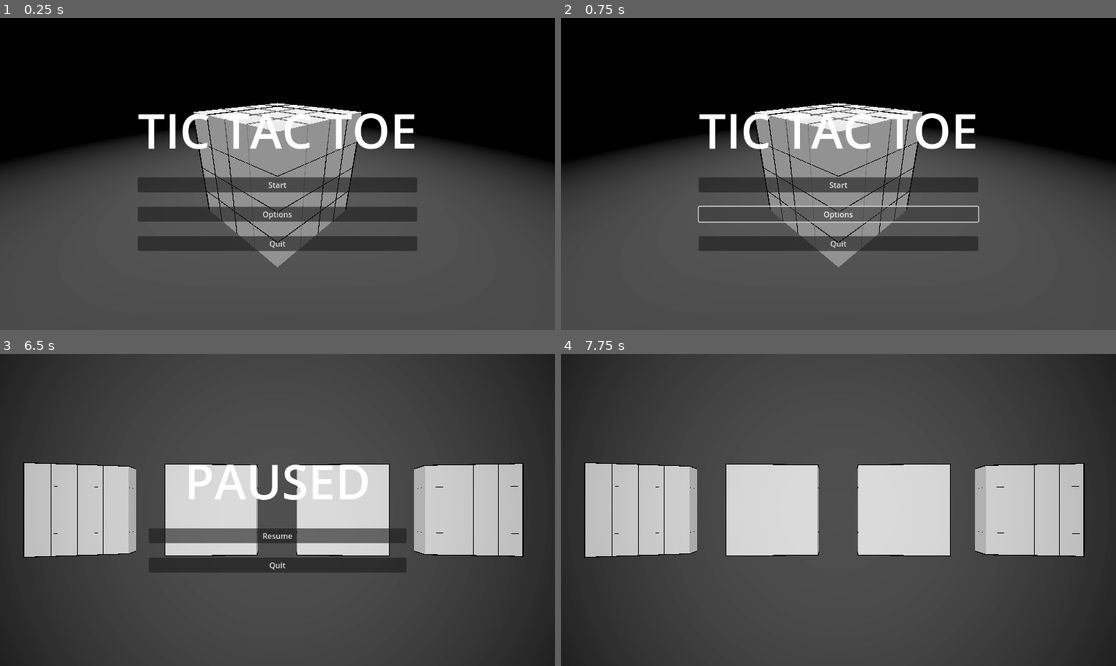
Above: before the commit, frames 1-4 (two rows, left to right).
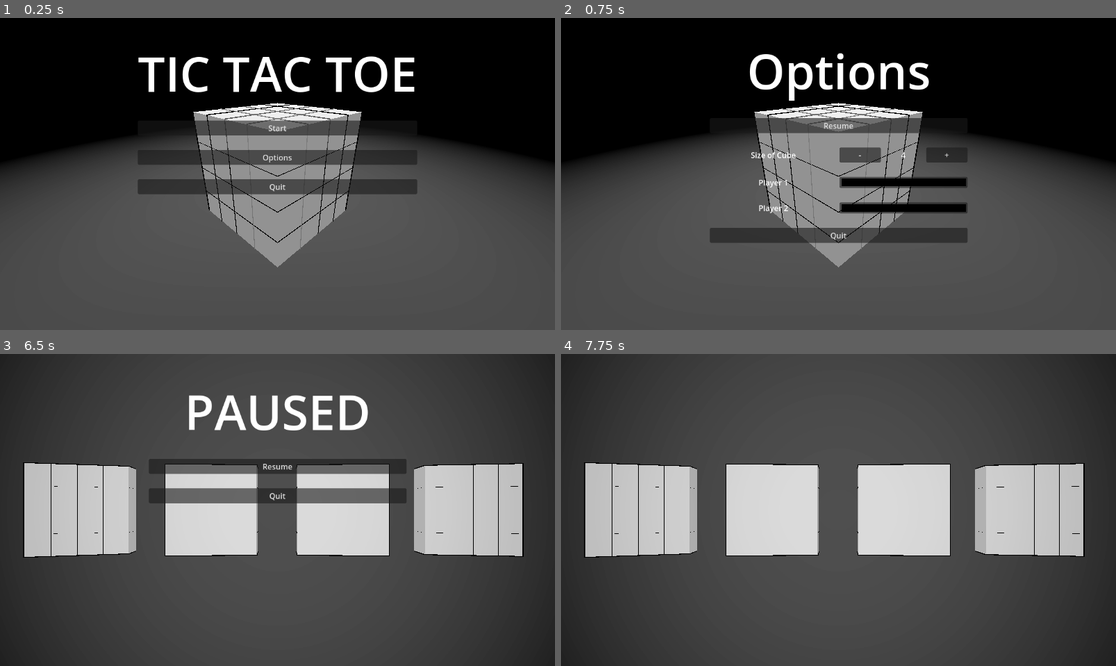
Above: after the commit, the same moments.

Repository: WingusInbound/3D-Tic-Tac-Toe
Game: Godot game, scene res://Scenes/main.tscn
The game is run twice, just before and just after one commit, with the same random seed, the same clock (stepped at 60 frames per second) and the same inputs.
Inputs (mouse positions are in pixels of both pictures, inside the frame that each line leads up to):
- Up to frame 1 (0.25 s): no input
- Up to frame 2 (0.75 s): click "Options" at 0.5 s
- Up to frame 3 (6.5 s): click (277, 460) at 1.25 s, where only the run after the commit has a clickable "Resume"; click "Start" at 2 s; move the mouse to (399, 494) at 2.77 s; press the mouse at (399, 494) at 2.78 s; move the mouse to (166, 525) at 3.52 s; release the mouse at (166, 525) at 3.53 s; click (166, 525) at 3.6 s; move the mouse to (333, 441) at 4.27 s; press the mouse at (333, 441) at 4.28 s; move the mouse to (249, 572) at 5.02 s; release the mouse at (249, 572) at 5.03 s; click (249, 572) at 5.1 s; move the mouse to (444, 556) at 5.77 s; press the mouse at (444, 556) at 5.78 s; tap Escape (pause) at 6.4 s
- Up to frame 4 (7.75 s): release the mouse at (1005, 556) at 6.5 s; click "Resume" at 6.5 s; tap Enter at 7.25 s; move the mouse to (672, 463) at 7.27 s; click (672, 463) at 7.35 s

The runs differ from the first frame. In frame 1, 12% of the frame differs, in the area x 24-76%, y 12-75%; in frame 2, 12%; in frame 3, 11%; in frame 4, nothing differs.
Error after the commit: Invalid assignment of property or key 'text' with value of type 'String' on a base object of type 'null instance'. (res://Scripts/options_menu.gd:7)

Commit message:
Cube Size as an option

Diff:
--- a/Scenes/ui.tscn
+++ b/Scenes/ui.tscn
@@ -1,9 +1,12 @@
-[gd_scene load_steps=3 format=3 uid="uid://2qa7nlw51tan"]
+[gd_scene load_steps=5 format=3 uid="uid://2qa7nlw51tan"]
 
 [ext_resource type="Script" path="res://Scripts/ui.gd" id="1_pl5a1"]
+[ext_resource type="Script" path="res://Scripts/options_menu.gd" id="2_w1rd6"]
 
 [sub_resource type="LabelSettings" id="LabelSettings_6j14q"]
 font_size = 100
+
+[sub_resource type="LabelSettings" id="LabelSettings_x0dmj"]
 
 [node name="UI_Canvas" type="CanvasLayer"]
 script = ExtResource("1_pl5a1")
@@ -20,16 +23,13 @@
 grow_vertical = 2
 
 [node name="StartMenu" type="VBoxContainer" parent="UI"]
-layout_mode = 1
-anchors_preset = 8
-anchor_left = 0.5
-anchor_top = 0.5
-anchor_right = 0.5
-anchor_bottom = 0.5
-offset_left = -267.5
-offset_top = -129.5
-offset_right = 267.5
-offset_bottom = 129.5
+visible = false
+layout_mode = 1
+anchors_preset = -1
+offset_left = -290.0
+offset_top = -278.0
+offset_right = 290.0
+offset_bottom = 274.0
 grow_horizontal = 2
 grow_vertical = 2
 theme_override_constants/separation = 30
@@ -49,6 +49,97 @@
 text = "Options"
 
 [node name="QuitButton" type="Button" parent="UI/StartMenu"]
+layout_mode = 2
+text = "Quit"
+
+[node name="OptionsMenu" type="VBoxContainer" parent="UI"]
+layout_mode = 1
+anchors_preset = 8
+anchor_left = 0.5
+anchor_top = 0.5
+anchor_right = 0.5
+anchor_bottom = 0.5
+offset_left = -267.0
+offset_top = -283.0
+offset_right = 268.0
+offset_bottom = 168.0
+grow_horizontal = 2
+grow_vertical = 2
+theme_override_constants/separation = 30
+script = ExtResource("2_w1rd6")
+
+[node name="Title" type="Label" parent="UI/OptionsMenu"]
+layout_mode = 2
+text = "Options"
+label_settings = SubResource("LabelSettings_6j14q")
+horizontal_alignment = 1
+
+[node name="ResumeButton" type="Button" parent="UI/OptionsMenu"]
+layout_mode = 2
+text = "Resume"
+
+[node name="CubeSize" type="HBoxContainer" parent="UI/OptionsMenu"]
+layout_mode = 2
+size_flags_vertical = 4
+
+[node name="Label" type="Label" parent="UI/OptionsMenu/CubeSize"]
+layout_mode = 2
+size_flags_horizontal = 3
+text = "Size of Cube"
+horizontal_alignment = 1
+vertical_alignment = 1
+
+[node name="CubeSizeSelector" type="HBoxContainer" parent="UI/OptionsMenu/CubeSize"]
+layout_mode = 2
+size_flags_horizontal = 3
+
+[node name="Button" type="Button" parent="UI/OptionsMenu/CubeSize/CubeSizeSelector"]
+layout_mode = 2
+size_flags_horizontal = 3
+text = "-"
+
+[node name="Label2" type="Label" parent="UI/OptionsMenu/CubeSize/CubeSizeSelector"]
+layout_mode = 2
+size_flags_horizontal = 3
+text = "4"
+label_settings = SubResource("LabelSettings_x0dmj")
+horizontal_alignment = 1
+vertical_alignment = 1
+
+[node name="Button3" type="Button" parent="UI/OptionsMenu/CubeSize/CubeSizeSelector"]
+layout_mode = 2
+size_flags_horizontal = 3
+text = "+"
+
+[node name="Player1Color" type="HBoxContainer" parent="UI/OptionsMenu"]
+layout_mode = 2
+size_flags_vertical = 8
+
+[node name="Label" type="Label" parent="UI/OptionsMenu/Player1Color"]
+layout_mode = 2
+size_flags_horizontal = 3
+text = "Player 1"
+horizontal_alignment = 1
+
+[node name="ColorPickerButton" type="ColorPickerButton" parent="UI/OptionsMenu/Player1Color"]
+layout_mode = 2
+size_flags_horizontal = 3
+
+[node name="Player2Color" type="HBoxContainer" parent="UI/OptionsMenu"]
+layout_mode = 2
+size_flags_vertical = 8
+
+[node name="Label" type="Label" parent="UI/OptionsMenu/Player2Color"]
+layout_mode = 2
+size_flags_horizontal = 3
+text = "Player 2"
+horizontal_alignment = 1
+
+[node name="ColorPickerButton" type="ColorPickerButton" parent="UI/OptionsMenu/Player2Color"]
+layout_mode = 2
+size_flags_horizontal = 3
+
+[node name="QuitButton" type="Button" parent="UI/OptionsMenu"]
 layout_mode = 2
 text = "Quit"
 
@@ -60,10 +151,10 @@
 anchor_top = 0.5
 anchor_right = 0.5
 anchor_bottom = 0.5
-offset_left = -267.5
-offset_top = -129.5
-offset_right = 267.5
-offset_bottom = 129.5
+offset_left = -267.0
+offset_top = -273.0
+offset_right = 268.0
+offset_bottom = 130.0
 grow_horizontal = 2
 grow_vertical = 2
 theme_override_constants/separation = 30
@@ -115,6 +206,10 @@
 [connection signal="pressed" from="UI/StartMenu/StartButton" to="." method="_on_start_button_pressed"]
 [connection signal="pressed" from="UI/StartMenu/Options" to="." method="_on_options_pressed"]
 [connection signal="pressed" from="UI/StartMenu/QuitButton" to="." method="_on_quit_button_pressed"]
+[connection signal="pressed" from="UI/OptionsMenu/ResumeButton" to="." method="_on_options_resume_button_pressed"]
+[connection signal="pressed" from="UI/OptionsMenu/CubeSize/CubeSizeSelector/Button" to="UI/OptionsMenu" method="_on_cube_size_minus_button_pressed"]
+[connection signal="pressed" from="UI/OptionsMenu/CubeSize/CubeSizeSelector/Button3" to="UI/OptionsMenu" method="_on_cube_size_plus_button_pressed"]
+[connection signal="pressed" from="UI/OptionsMenu/QuitButton" to="." method="_on_quit_button_pressed"]
 [connection signal="pressed" from="UI/PauseMenu/ResumeButton" to="." method="_on_resume_button_pressed"]
 [connection signal="pressed" from="UI/PauseMenu/QuitButton" to="." method="_on_quit_button_pressed"]
 [connection signal="pressed" from="UI/EndMenu/RestartButton" to="." method="_on_restart_button_pressed"]
--- a/Scripts/global_vars.gd
+++ b/Scripts/global_vars.gd
@@ -3,4 +3,4 @@
 enum {PLAYER_ONE, PLAYER_TWO}
 enum GameState {START, PLAY, ENDING, DONE}
 
-const CUBE_SIZE: int = 4
+var cube_size: int = 4
--- /dev/null
+++ b/Scripts/options_menu.gd
@@ -0,0 +1,19 @@
+extends VBoxContainer
+
+@onready var cube_size_display_label: Label = $CubeSize/HBoxContainer/Label2
+
+
+func _ready():
+	cube_size_display_label.text = str(GlobalVars.cube_size)
+
+
+func _on_cube_size_minus_button_pressed() -> void:
+	if GlobalVars.cube_size > 4:
+		GlobalVars.cube_size -= 2
+		cube_size_display_label.text = str(GlobalVars.cube_size)
+
+
+func _on_cube_size_plus_button_pressed() -> void:
+	if GlobalVars.cube_size < 10:
+		GlobalVars.cube_size += 2
+		cube_size_display_label.text = str(GlobalVars.cube_size)
--- a/Scripts/ui.gd
+++ b/Scripts/ui.gd
@@ -8,13 +8,16 @@
 
 @onready var main = get_parent()
 @onready var start_menu: VBoxContainer = $UI/StartMenu
+@onready var options_menu: VBoxContainer = $UI/OptionsMenu
 @onready var pause_menu: VBoxContainer = $UI/PauseMenu
 @onready var end_menu: VBoxContainer = $UI/EndMenu
 
 
 func main_menu() -> void:
 	start_menu.visible = true
-
+	options_menu.visible = false
+	pause_menu.visible = false
+	end_menu.visible = false
 
 func toggle_pause() -> void:
 	if not paused:
@@ -49,4 +52,10 @@
 
 
 func _on_options_pressed() -> void:
-	pass # Replace with function body.
+	start_menu.visible = false
+	options_menu.visible = true
+
+
+func _on_options_resume_button_pressed() -> void:
+	start_menu.visible = true
+	options_menu.visible = false
--- a/Scripts/win_check.gd
+++ b/Scripts/win_check.gd
@@ -1,7 +1,7 @@
 """
 WinCheck
 Call validate(selected) where selected is a 3 digit coordinate as a string (eg 231)
-Returns a list of such strings if main.square_map shows those 4 boxes have values that sum to abs(CUBE_SIZE)
+Returns a list of such strings if main.square_map shows those 4 boxes have values that sum to abs(cube_size)
 """
 
 extends Node3D
@@ -43,7 +43,7 @@
 		diag_type = get_diag_type(dimension, key)
 
 		# Iterates through each possible postional value
-		for i in range(0,GlobalVars.CUBE_SIZE):
+		for i in range(0,GlobalVars.cube_size):
 			cardinal_assembly = ""
 			diagonal_assembly = ""
 
@@ -71,7 +71,7 @@
 							diag_toggle += 1
 						# Second digit set to max value - i
 						else:
-							diagonal_assembly += str((GlobalVars.CUBE_SIZE - 1) - i)
+							diagonal_assembly += str((GlobalVars.cube_size - 1) - i)
 							diag_toggle -= 1
 
 			# Add cords to rows
@@ -101,7 +101,7 @@
 			local_cords += key[cord_pos]
 	if int(local_cords[0]) == int(local_cords[1]):
 		return 1 # Forward diag
-	elif int(local_cords[0]) + int(local_cords[1]) == GlobalVars.CUBE_SIZE - 1:
+	elif int(local_cords[0]) + int(local_cords[1]) == GlobalVars.cube_size - 1:
 		return 2 # Back diag
 	else:
 		return 0 # No diag on current plane
@@ -134,7 +134,7 @@
 
 	# If all numbers the same (no diff), cross is 000, 111, 222, 333
 	if diff == "":
-		for i in range(0, GlobalVars.CUBE_SIZE):
+		for i in range(0, GlobalVars.cube_size):
 			cross_assembly = ""
 			for j in range (0,3):
 				cross_assembly += str(i)
@@ -142,14 +142,14 @@
 
 	# Else, the differing position is incremented while the others are decremented
 	# Eg 330, 221, 112, 003
-	elif int(diff) == GlobalVars.CUBE_SIZE - 1 - int(shared):
-		for i in range(0, GlobalVars.CUBE_SIZE):
+	elif int(diff) == GlobalVars.cube_size - 1 - int(shared):
+		for i in range(0, GlobalVars.cube_size):
 			cross_assembly = ""
 			for cord_pos in range(0,3):
 				if cord_pos == diff_pos:
 					cross_assembly += str(i)
 				else:
-					cross_assembly += str(GlobalVars.CUBE_SIZE - 1 - i)
+					cross_assembly += str(GlobalVars.cube_size - 1 - i)
 			cross_list.append(cross_assembly)
 
 	# If cross list not empty, add to possible wins
@@ -169,6 +169,6 @@
 			if cord in ["diag1", "diag2", "card", "cross"]:
 				continue
 			counter += main.square_map[cord]
-		if abs(counter) == GlobalVars.CUBE_SIZE:
+		if abs(counter) == GlobalVars.cube_size:
 			#print("WIN")
 			return row
